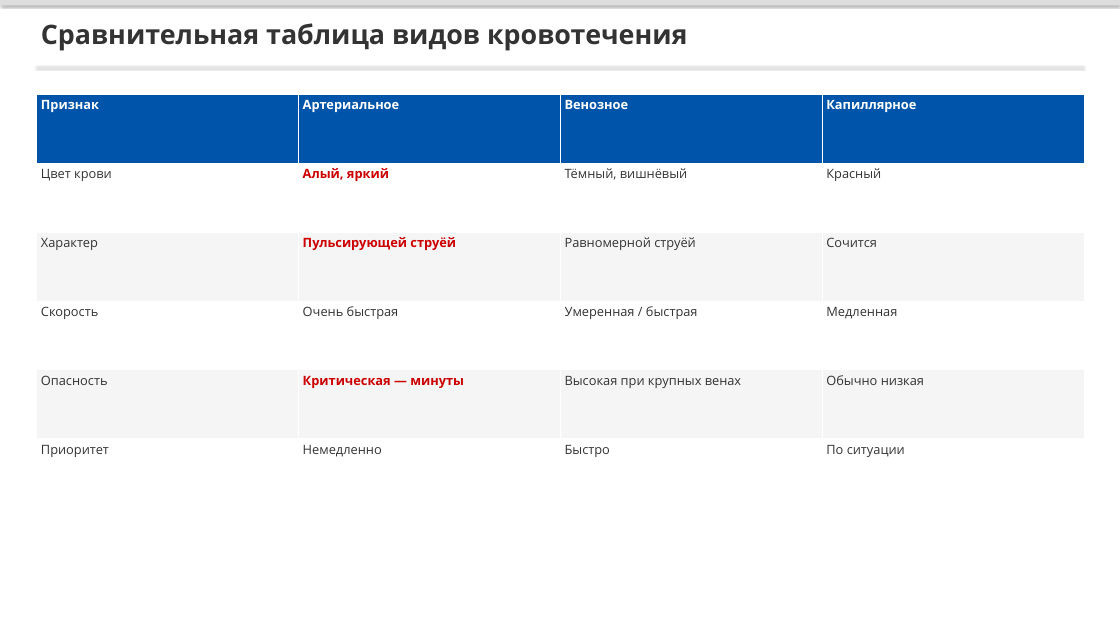
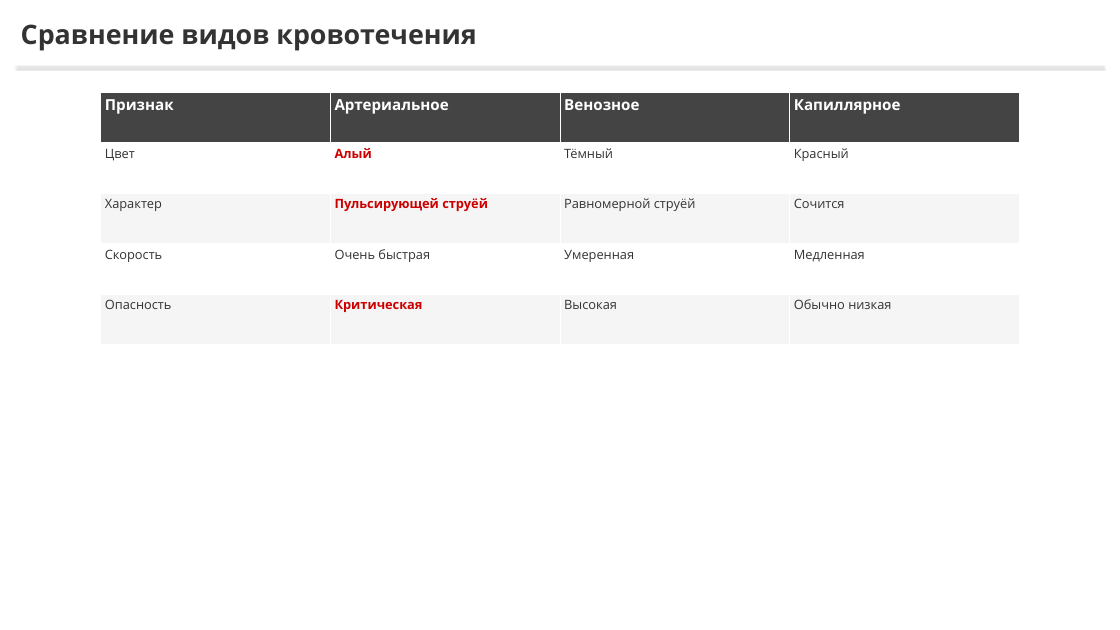
Before and after one commit to lysakalenushka-hash/-, a slide deck: slide 4 of tema2_bleeding/Признаки_наружного_кровотечения.pptx. Drawn at 1120x630 pixels with LibreOffice and Linux fonts; fonts in the diff are those of the drawing. Boxes give left, top, right and bottom in pixels: in the first picture for what was removed or moved away, otherwise in the second. Text is boxed around its words. In the diff, an @@ line names an element or a change of style, - is before the commit and + after.

```diff
--- a/tema2_bleeding/Признаки_наружного_кровотечения.pptx
+++ b/tema2_bleeding/Признаки_наружного_кровотечения.pptx
@@ rectangle removed at (0,0,1120,5) @@
@@ text at (21,24,476,51): text changed @@
-Сравнительная таблица видов кровотечения
+Сравнение видов кровотечения
@@ rectangle: place and size @@
-rectangle at (37,67,1083,68)
+rectangle at (16,67,1103,68)
@@ table at (101,92,1020,344) @@
-row 2: Цвет крови | Алый, яркий | Тёмный, вишнёвый | Красный
+row 2: Цвет | Алый | Тёмный | Красный
-row 4: Скорость | Очень быстрая | Умеренная / быстрая | Медленная
-row 5: Опасность | Критическая — минуты | Высокая при крупных венах | Обычно низкая
-row 6: Приоритет | Немедленно | Быстро | По ситуации
+row 4: Скорость | Очень быстрая | Умеренная | Медленная
+row 5: Опасность | Критическая | Высокая | Обычно низкая
@@ table: place and size @@
-table at (37,94,1083,507)
+table at (101,92,1020,344)
```
Also in this commit, not shown: 8 other slides changed, 7 other files.
